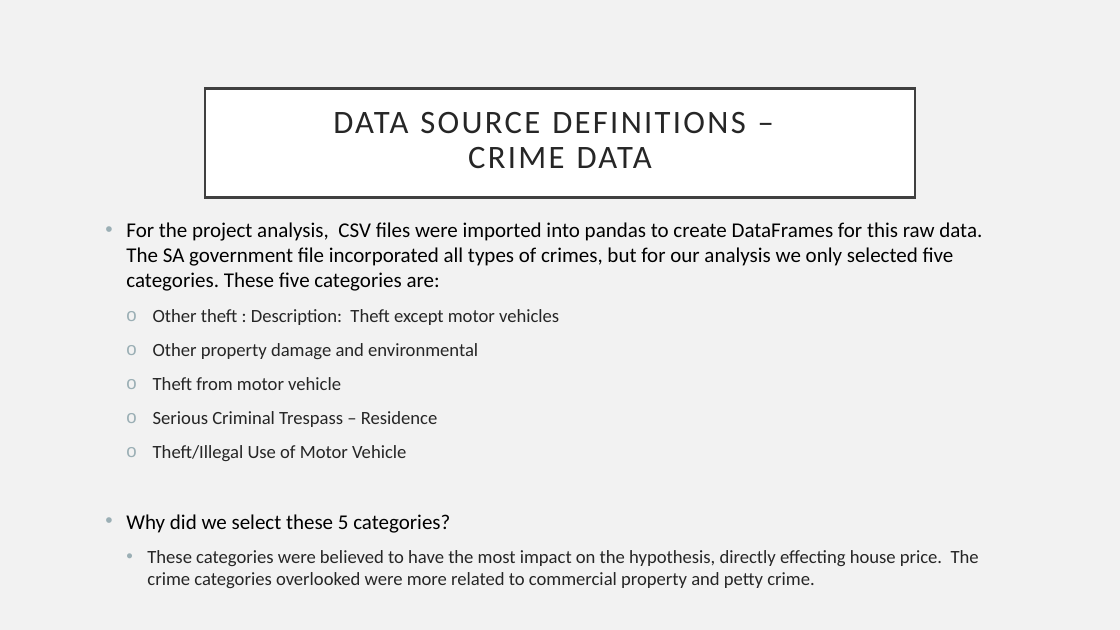
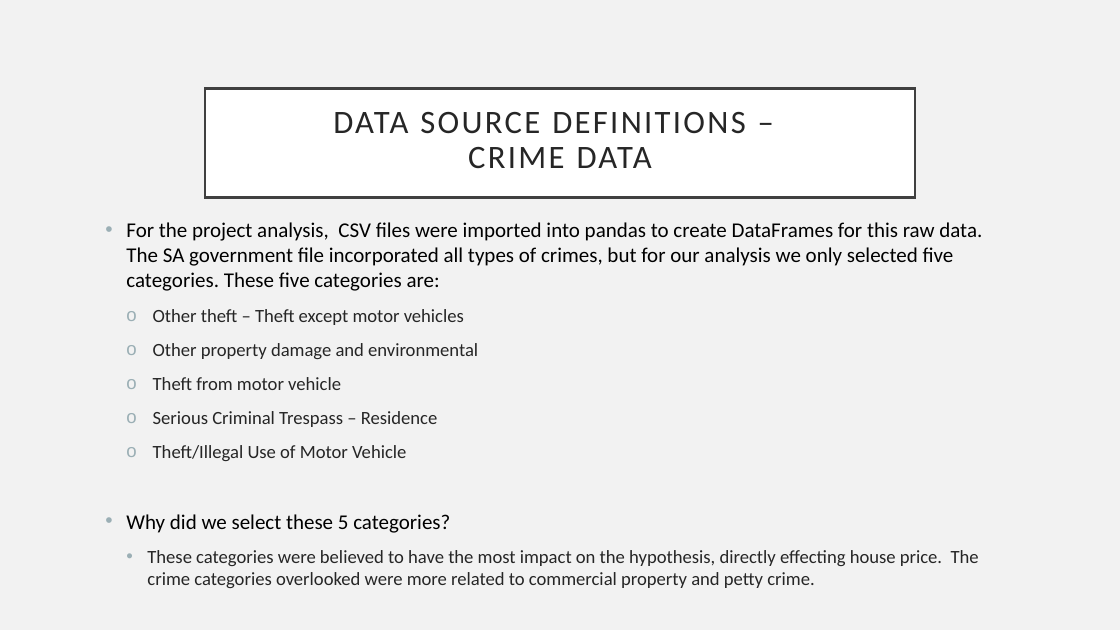
Before and after one commit to Sprettle/Chevrolet-Chilis, a slide deck: slide 4 of Project 1 Presentation FINAL.pptx. Drawn at 1120x630 pixels with LibreOffice and Linux fonts; fonts in the diff are those of the drawing. Boxes give left, top, right and bottom in pixels: in the first picture for what was removed or moved away, otherwise in the second. Text is boxed around its words. In the diff, an @@ line names an element or a change of style, - is before the commit and + after.

Commit message:
Final Edit to Presentation

```diff
--- a/Project 1 Presentation FINAL.pptx
+++ b/Project 1 Presentation FINAL.pptx
@@ text at (x1=153, y1=309, x2=464, y2=325): text changed @@
-  o Other theft : Description: Theft except motor vehicles
+  o Other theft – Theft except motor vehicles
```
